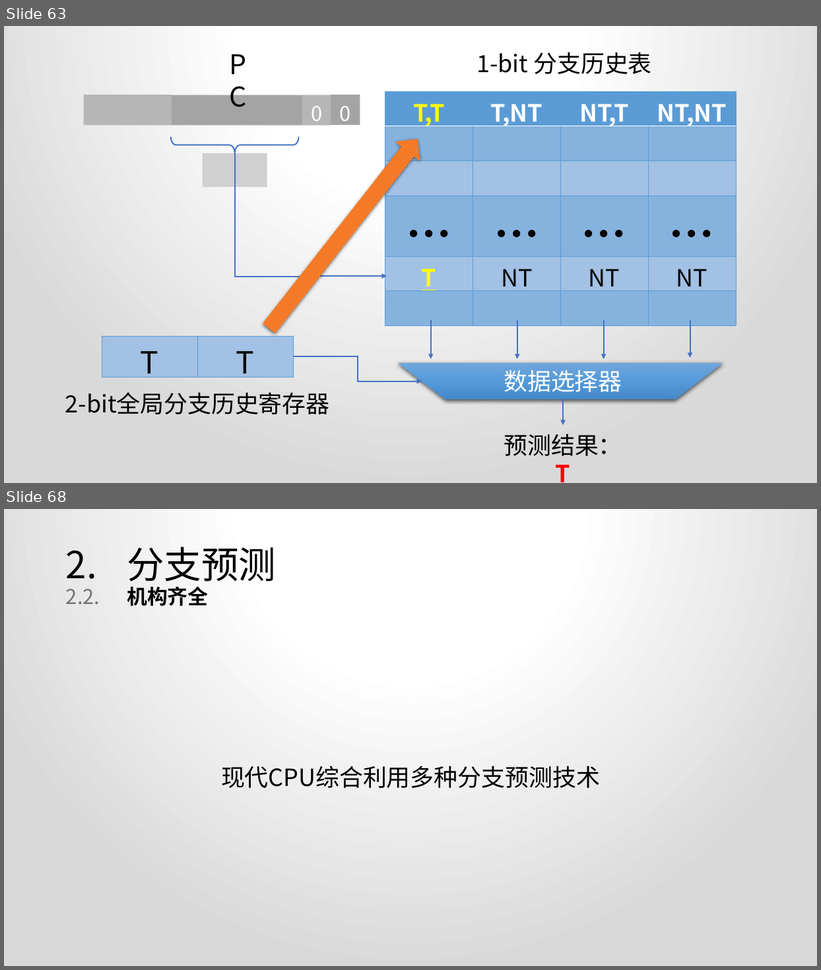
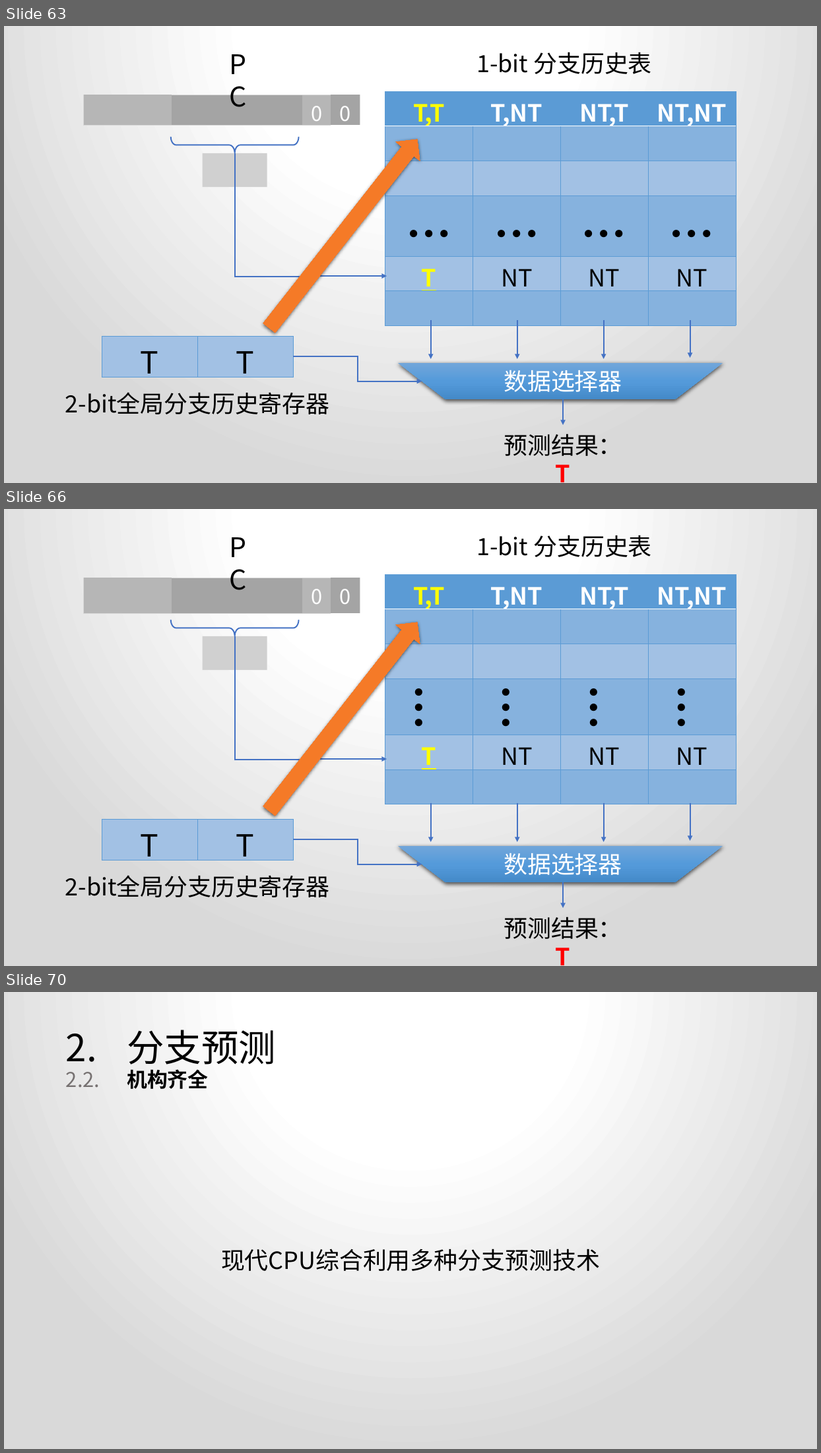
Before and after one commit to xuhongxu96/Computer-Architecture-Thesis, a slide deck: 从AMD Zen看CPU发展趋势.pptx. Shown one above the other, each under a label of ours: slides 63 and 68 before the commit, slides 63, 66 and 70 after it; the slides between them are not shown. The pictures are 821x970 and 821x1453 pixels, drawn with LibreOffice and Linux fonts; fonts in the diff are those of the drawing; grey boxes stand for pictures. Boxes give left, top, right and bottom in pixels: in the first picture for what was removed or moved away, otherwise in the second. Text is boxed around its words. In the diff, an @@ line names an element or a change of style, - is before the commit and + after.

```diff
--- a/从AMD Zen看CPU发展趋势.pptx
+++ b/从AMD Zen看CPU发展趋势.pptx
@@ slide 66 added at [4,509,817,966], background gradient #FFFFFF to #D9D9D9 @@
@@ text added at [216,527,260,566], 32 pt, text #000000 @@
+PC
@@ text added at [477,535,651,557], 28 pt, text #000000 @@
+1-bit 分支历史表
@@ table added at [83,578,359,609], 1 rows, 4 columns @@
+ |  | 0 | 0
@@ table added at [385,575,737,804], 6 rows, 4 columns @@
+T,T | T,NT | NT,T | NT,NT
+ |  |  | 
+ |  |  | 
+… | … | … | …
+T | NT | NT | NT
+ |  |  | 
@@ right brace added at [171,620,299,636], outline #4472C4 1.5 pt @@
@@ left arrow added at [257,613,429,821], fill gradient #F18C57 to #F67B28 to #E56C19 @@
@@ picture added at [202,636,267,670] @@
@@ elbow arrow added from (234, 636) to (386, 759), #4472C4 1.5 pt @@
@@ arrow added from (431, 803) to (431, 842), #4472C4 1.5 pt @@
@@ arrow added from (517, 803) to (517, 842), #4472C4 1.5 pt @@
@@ arrow added from (604, 803) to (604, 842), #4472C4 1.5 pt @@
@@ arrow added from (690, 803) to (690, 841), #4472C4 1.5 pt @@
@@ table added at [102,819,293,867], 1 rows, 2 columns @@
+T | T
@@ elbow arrow added from (293, 840) to (422, 865), #4472C4 1.5 pt @@
@@ trapezoid added at [397,846,723,883], fill gradient #71A6DB to #559BDB to #448ACA @@
@@ text added at [504,854,622,875], 28 pt, text #FFFFFF @@
+数据选择器
@@ text added at [65,875,330,898], 28 pt, text #000000 @@
+2-bit全局分支历史寄存器
@@ arrow added from (563, 883) to (563, 908), #4472C4 1.5 pt @@
@@ text added at [504,917,622,966], 28 pt, text #000000 @@
+预测结果：T
@@ what was slide 68 is now slide 70 @@
```
Also in this commit, not shown: 12 slides changed, 1 other slide added, 1 other file.
